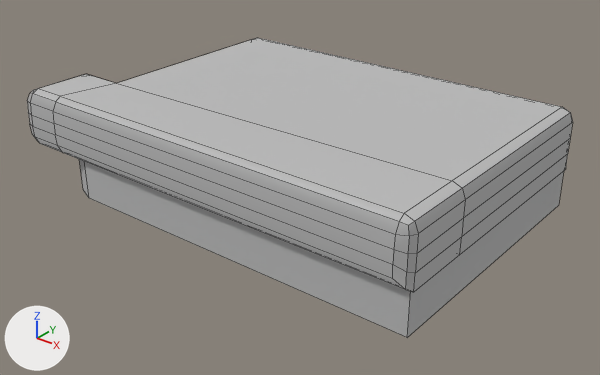
What one commit did to the OBJ model partyDarling/source/PartyDarling/assets/meshes/furniture/couch_Side_Base_2.obj.
Camera for both pictures: a 50 mm camera at (6.94, -15.9, 9.41) aimed at (-5.55, -0.29, -0.27). Arrows for +X, +Y and +Z are at lower left; the lights stay in place. Mesh edges are drawn as thin lines. Where no turn or scale is listed for an object, it has been applied to the vertices.

The first picture shows 'couch_Side_Base_2'.
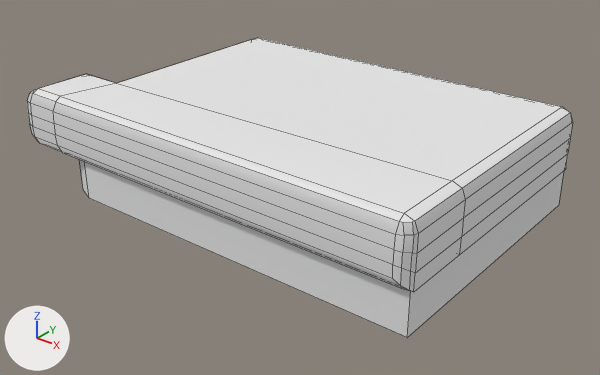
Changed parts and their boxes [x1, y1, x2, y2] in the pictures (600 x 375 px; the box of a moved part takes in the faces that stretch with it):
```json
{"part": 1, "of": "me_couch_side_base_2", "change": "moved or reshaped", "before": [58, 146, 418, 292], "after": [58, 146, 418, 292]}
{"part": 2, "of": "me_couch_side_base_2", "change": "recoloured", "before": [27, 38, 573, 337], "after": [27, 38, 573, 337], "on screen": "grey to white"}
```

Scene script edits in JSON lines:
```json
{"op": "add", "block": "mat_couch_side_base_2_initialshadinggroup", "code": ["mat_couch_side_base_2_initialshadinggroup = principled_material('couch_Side_Base_2_initialShadingGroup')", "mat_couch_side_base_2_initialshadinggroup.base_color = (0.8, 0.8, 0.8)  # white #e7e7e7", "mat_couch_side_base_2_initialshadinggroup.roughness = 1.0"]}
{"block": "me_couch_side_base_2", "where": "# used by ob_couch_side_base_2; location = (0.0, 0.0, 0.0)"}
{"op": "remove", "block": "me_couch_side_base_2", "code": "me_couch_side_base_2.from_pydata(...)  # 126 vertices, 120 faces; spans x -12.1..0.06, y -4.04..3.92, z -0.65..2.08"}
{"op": "add", "block": "me_couch_side_base_2", "code": "me_couch_side_base_2.from_pydata(...)  # 132 vertices, 125 faces; spans x -12.1..0.06, y -4.04..3.92, z -0.65..2.08"}
{"block": "me_couch_side_base_2", "change": "me_couch_side_base_2 part 1"}
{"block": "me_couch_side_base_2", "change": "5 vertices are removed from x -0.08..-0.03, y -3.89..-3.86, z 0.54..1.94"}
{"block": "me_couch_side_base_2", "change": "11 faces are deleted"}
{"block": "me_couch_side_base_2", "change": "11 vertices are added at x -0.18..0.01, y -3.96..-3.76, z 0.5..1.99"}
{"block": "me_couch_side_base_2", "change": "16 new faces join them"}
{"block": "me_couch_side_base_2", "change": "me_couch_side_base_2 part 2: 109 faces spanning x -12.1..0.06, y -4.04..3.92, z -0.65..2.08 switch from mat_initialshadinggroup (grey #bcbcbc) to mat_couch_side_base_2_initialshadinggroup (white #e7e7e7)"}
```
